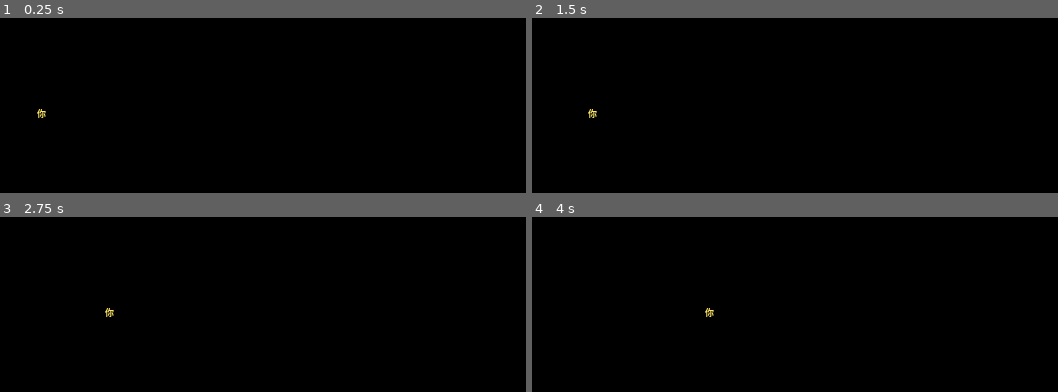
Above: before the commit, frames 1-4 (two rows, left to right).
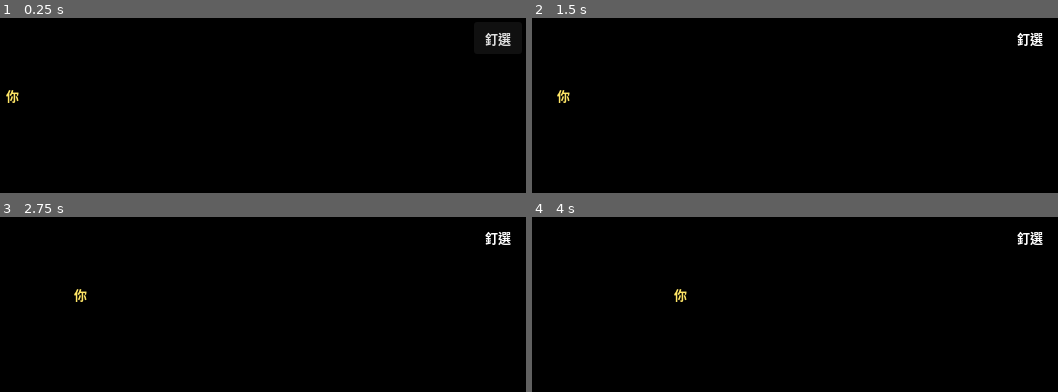
Above: after the commit, the same moments.

Repository: james10120/Deskbots
Game: Godot game, scene res://main.tscn
Two runs of this game, one before a commit and one after it. Both use one fixed random seed, a clock stepped at 60 frames per second and the inputs below.
Inputs (mouse positions are in pixels of both pictures, inside the frame that each line leads up to):
- Up to frame 1 (0.25 s): no input
- Up to frame 2 (1.5 s): click (1031, 37) at 0.5 s, where only the run after the commit has a clickable "釘選"; tap Enter at 1.25 s; move the mouse to (outside the picture) at 1.27 s; hold Right (ui_right) from 1.28 s (still down); click (outside the picture) at 1.42 s
- Up to frame 3 (2.75 s): release Right (ui_right) at 2 s; drag from (outside the picture) to (outside the picture) at 2.02 s
- Up to frame 4 (4 s): tap Space at 2.75 s; move the mouse to (800, 329) at 2.77 s; hold Right (ui_right) 2.78-3.5 s; click (800, 329) at 2.92 s; drag from (outside the picture) to (547, 357) at 3.52 s

The runs differ from the first frame. In frame 1, 0.5% of the frame differs, in the area x 1-98%, y 8-58%; in frame 2, 0.5%; in frame 3, 0.5%; in frame 4, 0.5%.

Commit message:
改回觀察＋啟動器架構：移除遊戲內聊天、點擊聚焦終端、點空椅開新 session
- 移除 Phase 2 SDK 遊戲內聊天（改回真終端＋唯讀觀察）
- 新增 winfocus.py（Win32 擷取/聚焦終端視窗）；emit.py 記錄終端 hwnd
- 點機器人 → 開卡片對話框（只顯示最近一輪 Q&A，聊天室風格）
- 對話框：無邊框去背圓角卡片、自訂 ✕ 關閉鈕、拖標題移動、底部「呼叫終端」按鈕
- 點空椅 → 選資料夾 → launch_claude.cmd 開新 PowerShell 跑 claude（啟動器）
- 右上角「釘選」鈕切換置頂；視窗預設不置頂
- 名牌放大(13)、SCALE 1.5→1.2、休息點散開

Co-Authored-By: Claude Opus 4.8 (1M context) <noreply@anthropic.com>

Diff:
--- a/godot/main.gd
+++ b/godot/main.gd
@@ -18,7 +18,8 @@
 
 const FRAME_W := 16
 const FRAME_H := 32
-const SCALE := 1.5
+const SCALE := 1.2
+const NAMEPLATE_SIZE := 13       # 名牌字體大小
 const POLL_SEC := 0.4          # 多久掃一次 sessions 資料夾
 const FRAME_DUR := 0.14        # 每幀動畫秒數
 const WALK_SPEED := 120.0      # 走動速度 px/s
@@ -35,8 +36,8 @@
 	{"col": 18, "row": 9, "face": "up"},
 	{"col": 21, "row": 9, "face": "up"},
 ]
-# 休息點（座位序對應；前 4=左休息室走廊、後 4=右休息室走廊，皆在 nav 可走格）
-const LOUNGE_TILES := [[1, 6], [1, 7], [1, 8], [1, 9], [26, 6], [26, 7], [26, 8], [26, 9]]
+# 休息點（座位序對應；前 4=左休息室、後 4=右休息室；散開不擠在一起，皆在 nav 可走格）
+const LOUNGE_TILES := [[2, 3], [4, 3], [2, 7], [4, 9], [27, 3], [29, 3], [27, 7], [29, 9]]
 # 等待位置（座位序對應；前 4 個=room1，後 4 個=room2）
 const WAIT_TILES := [[8, 3], [11, 2], [15, 3], [13, 3], [17, 3], [20, 2], [24, 3], [22, 3]]
 # 通道開口（強制可走，連通各模組）
@@ -72,8 +73,11 @@
 var _selected := ""           # 被點選顯示進度的 session
 var _detail_win: Window       # 大型進度視窗（獨立 OS 視窗）
 var _detail_text: RichTextLabel
-var _detail_input: LineEdit
+var _detail_header: Label
 var _detail_t := 0.0          # 刷新計時
+var _detail_dragging := false
+var _detail_drag_off := Vector2i()
+var _file_dialog: FileDialog   # 點空椅 → 選資料夾 → 開新 PowerShell+claude
 
 func _input(event: InputEvent) -> void:
 	# 左鍵：點機器人→顯示進度氣泡；點空白→拖曳整個視窗
@@ -83,12 +87,10 @@
 		if event.pressed:
 			var hit := _robot_at(get_viewport().get_mouse_position())
 			if hit != "":
-				if hit == _selected and _detail_win.visible:
-					_selected = ""
-					_detail_win.hide()         # 再點同一隻 = 關閉
-				else:
-					_open_detail(hit)          # 點機器人 = 開獨立大視窗
+				_on_robot_click(hit)           # 點機器人 = 把它的終端叫到最前
 				_dragging = false
+			elif _empty_seat_at(get_viewport().get_mouse_position()):
+				_file_dialog.popup_centered(Vector2i(780, 540))   # 點空椅 = 開新 session
 			else:
 				_dragging = true               # 點空白 = 拖視窗
 				_drag_off = DisplayServer.mouse_get_position() - get_window().position
@@ -100,9 +102,50 @@
 func _robot_at(mp: Vector2) -> String:
 	for sid in _robots:
 		var p: Vector2 = _robots[sid].pos
-		if abs(mp.x - p.x) < 14.0 and mp.y > p.y - 28.0 and mp.y < p.y + 26.0:
+		if abs(mp.x - p.x) < FRAME_W * SCALE * 0.6 and mp.y > p.y - FRAME_H * SCALE * 0.7 and mp.y < p.y + FRAME_H * SCALE * 0.5:
 			return sid
 	return ""
+
+func _on_robot_click(sid: String) -> void:
+	# 點機器人 → 開對話框（最近一輪 Q&A）；對話框底部按鈕才呼叫終端
+	if sid == _selected and _detail_win.visible:
+		_selected = ""
+		_detail_win.hide()
+	else:
+		_open_detail(sid)
+
+func _focus_selected_terminal() -> void:
+	if _selected == "" or not _robots.has(_selected):
+		return
+	var hw := int(_robots[_selected].get("hwnd", 0))
+	if hw != 0:
+		OS.create_process("py", ["D:/Work/FunAI/app/winfocus.py", str(hw)])
+
+func _build_file_dialog() -> void:
+	_file_dialog = FileDialog.new()
+	_file_dialog.file_mode = FileDialog.FILE_MODE_OPEN_DIR
+	_file_dialog.access = FileDialog.ACCESS_FILESYSTEM
+	_file_dialog.title = "選擇專案資料夾 → 開新 PowerShell 跑 claude"
+	_file_dialog.use_native_dialog = true
+	_file_dialog.dir_selected.connect(_on_folder_selected)
+	add_child(_file_dialog)
+
+func _on_folder_selected(path: String) -> void:
+	# 在選的資料夾開一個新 PowerShell 視窗並啟動 claude（引號處理交給 .cmd，最穩）
+	OS.create_process("cmd.exe", ["/c", "D:\\Work\\FunAI\\app\\launch_claude.cmd", path])
+
+func _empty_seat_at(mp: Vector2) -> bool:
+	# 點到「沒有機器人佔用的座位」→ 觸發開新 session
+	var occupied := {}
+	for sid in _robots:
+		occupied[int(_robots[sid].seat_idx)] = true
+	for i in range(SEATS.size()):
+		if occupied.has(i):
+			continue
+		var p := _seat_px(i)
+		if abs(mp.x - p.x) < FRAME_W * SCALE * 0.7 and mp.y > p.y - FRAME_H * SCALE * 0.7 and mp.y < p.y + FRAME_H * SCALE * 0.5:
+			return true
+	return false
 
 func _ready() -> void:
 	# 透明背景（多管齊下，確保 Windows 上生效）
@@ -112,7 +155,7 @@
 	DisplayServer.window_set_flag(DisplayServer.WINDOW_FLAG_TRANSPARENT, true)
 	var w := get_window()
 	w.borderless = true
-	w.always_on_top = true
+	w.always_on_top = false
 	_build_detail_window()
 	_shot = OS.get_cmdline_args().has("--shot")
 	for i in range(1, 10):   # 載入 BOT1~BOT9（缺檔就略過）
@@ -136,6 +179,8 @@
 		_draw_grid()
 		return
 	_make_player()
+	_make_pin_button()
+	_build_file_dialog()
 	_scan()   # 立即掃一次
 
 func _process(delta: float) -> void:
@@ -153,6 +198,12 @@
 	for sid in _robots:
 		_update_robot(_robots[sid], delta)
 	_update_player(delta)
+	# 對話框拖曳：按住標題後每幀跟著滑鼠移動，放開即停（不依賴 motion 事件）
+	if _detail_dragging:
+		if Input.is_mouse_button_pressed(MOUSE_BUTTON_LEFT):
+			_detail_win.position = DisplayServer.mouse_get_position() - _detail_drag_off
+		else:
+			_detail_dragging = false
 	# 大型進度視窗：開著就定期刷新內容
 	if _selected != "" and _robots.has(_selected) and _detail_win.visible:
 		_detail_t -= delta
@@ -164,46 +215,102 @@
 
 func _build_detail_window() -> void:
 	_detail_win = Window.new()
-	_detail_win.title = "FunAI 進度"
-	_detail_win.size = Vector2i(560, 600)
+	_detail_win.title = "FunAI 對話"
+	_detail_win.size = Vector2i(540, 520)
 	_detail_win.visible = false
+	_detail_win.borderless = true       # 移除原始 OS 視窗邊框，改用卡片自己的關閉鈕
+	_detail_win.unresizable = true
+	_detail_win.transparent_bg = true   # 去背：卡片外透明，只露出圓角卡片
 	add_child(_detail_win)
+	_detail_win.set_flag(Window.FLAG_TRANSPARENT, true)
 	_detail_win.close_requested.connect(_on_detail_close)
-	var bg := ColorRect.new()
-	bg.color = Color(0.09, 0.10, 0.13, 1.0)
-	bg.set_anchors_preset(Control.PRESET_FULL_RECT)
-	_detail_win.add_child(bg)
-	var margin := MarginContainer.new()
-	margin.set_anchors_preset(Control.PRESET_FULL_RECT)
+	var outer := MarginContainer.new()
+	outer.set_anchors_preset(Control.PRESET_FULL_RECT)
 	for m in ["margin_left", "margin_right", "margin_top", "margin_bottom"]:
-		margin.add_theme_constant_override(m, 16)
-	_detail_win.add_child(margin)
+		outer.add_theme_constant_override(m, 14)
+	_detail_win.add_child(outer)
+	# 卡片（圓角面板）
+	var card := PanelContainer.new()
+	var csb := StyleBoxFlat.new()
+	csb.bg_color = Color(0.12, 0.13, 0.18, 1.0)
+	csb.set_corner_radius_all(16)
+	csb.set_border_width_all(1)
+	csb.border_color = Color(0.26, 0.30, 0.42, 1.0)
+	csb.set_content_margin_all(18)
+	card.add_theme_stylebox_override("panel", csb)
+	outer.add_child(card)
 	var vbox := VBoxContainer.new()
-	vbox.add_theme_constant_override("separation", 8)
-	margin.add_child(vbox)
+	vbox.add_theme_constant_override("separation", 12)
+	card.add_child(vbox)
+	# 標題列：標題（可拖曳移動視窗）+ 自己的關閉鈕
+	var headrow := HBoxContainer.new()
+	vbox.add_child(headrow)
+	_detail_header = Label.new()
+	_detail_header.add_theme_font_size_override("font_size", 17)
+	_detail_header.add_theme_color_override("font_color", Color(0.82, 0.88, 1.0))
+	_detail_header.size_flags_horizontal = Control.SIZE_EXPAND_FILL
+	_detail_header.mouse_filter = Control.MOUSE_FILTER_STOP
+	_detail_header.gui_input.connect(_on_header_drag)
+	headrow.add_child(_detail_header)
+	var xbtn := Button.new()
+	xbtn.text = "✕"
+	xbtn.focus_mode = Control.FOCUS_NONE
+	xbtn.add_theme_font_size_override("font_size", 15)
+	var xsb := StyleBoxFlat.new()
+	xsb.bg_color = Color(0.24, 0.11, 0.13, 1.0)
+	xsb.set_corner_radius_all(8)
+	xsb.set_content_margin_all(7)
+	var xhsb := xsb.duplicate()
+	xhsb.bg_color = Color(0.62, 0.20, 0.22, 1.0)
+	xbtn.add_theme_stylebox_override("normal", xsb)
+	xbtn.add_theme_stylebox_override("hover", xhsb)
+	xbtn.add_theme_stylebox_override("pressed", xsb)
+	xbtn.add_theme_color_override("font_color", Color(1.0, 0.85, 0.85))
+	xbtn.pressed.connect(_on_detail_close)
+	headrow.add_child(xbtn)
+	# 聊天內容（內嵌一張稍深的卡片）
+	var inner := PanelContainer.new()
+	var isb := StyleBoxFlat.new()
+	isb.bg_color = Color(0.09, 0.10, 0.14, 1.0)
+	isb.set_corner_radius_all(10)
+	isb.set_content_margin_all(12)
+	inner.add_theme_stylebox_override("panel", isb)
+	inner.size_flags_vertical = Control.SIZE_EXPAND_FILL
+	vbox.add_child(inner)
 	_detail_text = RichTextLabel.new()
 	_detail_text.bbcode_enabled = true
 	_detail_text.scroll_active = true
 	_detail_text.scroll_following = true
 	_detail_text.selection_enabled = true
-	_detail_text.size_flags_vertical = Control.SIZE_EXPAND_FILL
 	_detail_text.add_theme_font_size_override("normal_font_size", 15)
-	vbox.add_child(_detail_text)
-	var row := HBoxContainer.new()
-	vbox.add_child(row)
-	_detail_input = LineEdit.new()
-	_detail_input.placeholder_text = "輸入指令送給這個 session（Enter 送出，實驗性）…"
-	_detail_input.size_flags_horizontal = Control.SIZE_EXPAND_FILL
-	_detail_input.text_submitted.connect(_on_reply_submitted)
-	row.add_child(_detail_input)
-	var btn := Button.new()
-	btn.text = "送出"
-	btn.pressed.connect(_on_send_pressed)
-	row.add_child(btn)
+	_detail_text.add_theme_constant_override("line_separation", 3)
+	inner.add_child(_detail_text)
+	# 底部：呼叫對應終端（給 TAB 聚焦不到時用）
+	var fbtn := Button.new()
+	fbtn.text = "▸ 呼叫這個 session 的終端視窗"
+	fbtn.add_theme_font_size_override("font_size", 15)
+	var nsb := StyleBoxFlat.new()
+	nsb.bg_color = Color(0.20, 0.34, 0.52, 1.0)
+	nsb.set_corner_radius_all(9)
+	nsb.set_content_margin_all(10)
+	var hsb := nsb.duplicate()
+	hsb.bg_color = Color(0.26, 0.42, 0.62, 1.0)
+	fbtn.add_theme_stylebox_override("normal", nsb)
+	fbtn.add_theme_stylebox_override("hover", hsb)
+	fbtn.add_theme_stylebox_override("pressed", nsb)
+	fbtn.add_theme_color_override("font_color", Color(0.92, 0.96, 1.0))
+	fbtn.pressed.connect(_focus_selected_terminal)
+	vbox.add_child(fbtn)
 
 func _on_detail_close() -> void:
 	_selected = ""
 	_detail_win.hide()
+
+func _on_header_drag(event: InputEvent) -> void:
+	# 按下標題列 = 開始拖曳；實際移動在 _process 每幀輪詢（拖出標題範圍也不斷線）
+	if event is InputEventMouseButton and event.button_index == MOUSE_BUTTON_LEFT and event.pressed:
+		_detail_dragging = true
+		_detail_drag_off = DisplayServer.mouse_get_position() - _detail_win.position
 
 func _open_detail(sid: String) -> void:
 	_selected = sid
@@ -214,29 +321,15 @@
 	var so := DisplayServer.screen_get_position(scr)
 	_detail_win.position = so + (sp - _detail_win.size) / 2
 	_detail_win.visible = true
-	_detail_input.grab_focus()
-
-func _on_send_pressed() -> void:
-	_on_reply_submitted(_detail_input.text)
-
-func _on_reply_submitted(text: String) -> void:
-	text = text.strip_edges()
-	if text == "" or _selected == "" or not _robots.has(_selected):
-		return
-	var cwd := str(_robots[_selected].get("cwd", ""))
-	var safe := text.replace("\"", "'")
-	var cmd := "claude --resume %s -p \"%s\"" % [_selected, safe]   # 接續該 session 跑一回合
-	if cwd != "":
-		cmd = "cd /d \"%s\" && %s" % [cwd, cmd]
-	OS.create_process("cmd.exe", ["/c", cmd])
-	_detail_input.clear()
-	_detail_text.text += "\n\n[color=#88ccff]👤 你（送出）：[/color] " + _clip(text, 240)
 
 func _refresh_detail() -> void:
 	if _selected == "" or not _robots.has(_selected):
 		return
 	var r = _robots[_selected]
-	_detail_win.title = "%s — %s" % [str(r.project), str(r.state)]
+	_detail_win.title = "FunAI 對話 — %s" % str(r.project)
+	var col: Color = STATE_COLOR.get(str(r.state), Color.WHITE)
+	_detail_header.text = "💬 %s   ·   %s" % [str(r.project), str(r.state)]
+	_detail_header.add_theme_color_override("font_color", col.lerp(Color.WHITE, 0.3))
 	var body := _transcript_log(str(r.get("transcript", "")))
 	if body == "":
 		body = "[color=#888888](尚無對話記錄)[/color]"
@@ -283,17 +376,24 @@
 					if typeof(b) == TYPE_DICTIONARY and str(b.get("type", "")) == "text":
 						up = str(b.get("text", ""))
 			if up.strip_edges() != "":
-				events.append("[color=#88ccff]👤 你：[/color] " + _clip(up, 800))
+				events.append("[color=#7fb3ff]▌ 你[/color]\n" + _clip(up, 800))
 		elif t == "assistant" and content is Array:
 			for b in content:
 				if typeof(b) != TYPE_DICTIONARY:
 					continue
 				if str(b.get("type", "")) == "text" and str(b.get("text", "")).strip_edges() != "":
-					events.append("[color=#dddddd]🤖[/color] " + _clip(str(b.get("text", "")), 2000))
+					events.append("[color=#cfcfcf]▌ Claude[/color]\n" + _clip(str(b.get("text", "")), 2000))
 				elif str(b.get("type", "")) == "tool_use":
-					events.append("[color=#ffcc66]🔧 " + str(b.get("name", "")) + "[/color] " + _clip(_tool_hint(b.get("input", {})), 100))
-	if events.size() > 30:
-		events = events.slice(events.size() - 30)
+					events.append("[color=#e8b35a]   🔧 " + str(b.get("name", "")) + "[/color]  [color=#9a9a9a]" + _clip(_tool_hint(b.get("input", {})), 100) + "[/color]")
+	# 只顯示「最近一次使用者提問」之後（最近一輪 Q&A）
+	var last_user := -1
+	for i in range(events.size()):
+		if str(events[i]).begins_with("[color=#7fb3ff]"):
+			last_user = i
+	if last_user >= 0:
+		events = events.slice(last_user)
+	elif events.size() > 12:
+		events = events.slice(events.size() - 12)
 	return "\n\n".join(events)
 
 func _clip(s: String, n: int) -> String:
@@ -426,10 +526,10 @@
 		spr.scale = Vector2(SCALE, SCALE)
 		node.add_child(spr)
 		var lbl := Label.new()
-		lbl.position = Vector2(-16, -FRAME_H * SCALE * 0.5 - 12)   # 角色頭上名牌
+		lbl.position = Vector2(-16, -FRAME_H * SCALE * 0.5 - 16)   # 角色頭上名牌
 		lbl.z_index = 4000        # 名牌永遠在 overlay 之上
 		lbl.z_as_relative = false
-		lbl.add_theme_font_size_override("font_size", 8)
+		lbl.add_theme_font_size_override("font_size", NAMEPLATE_SIZE)
 		node.add_child(lbl)
 		add_child(node)
 		node.position = seat
@@ -452,13 +552,31 @@
 	r.message = str(data.get("message", ""))
 	r.transcript = str(data.get("transcript", ""))
 	r.cwd = str(data.get("cwd", ""))
+	r.hwnd = int(data.get("hwnd", 0))
 	r.label.text = project
 	r.label.add_theme_color_override("font_color", STATE_COLOR.get(state, Color.WHITE))
 	r.label.add_theme_stylebox_override("normal", _name_bg())
 	r.label.horizontal_alignment = HORIZONTAL_ALIGNMENT_CENTER
 	var _lf: Font = r.label.get_theme_font("font")
 	if _lf != null:
-		r.label.position.x = -_lf.get_string_size(project, HORIZONTAL_ALIGNMENT_LEFT, -1, 8).x * 0.5 - 2
+		r.label.position.x = -_lf.get_string_size(project, HORIZONTAL_ALIGNMENT_LEFT, -1, NAMEPLATE_SIZE).x * 0.5 - 2
+
+func _make_pin_button() -> void:
+	var cl := CanvasLayer.new()
+	add_child(cl)
+	var b := Button.new()
+	b.text = "釘選"
+	b.toggle_mode = true
+	b.tooltip_text = "釘選：永遠置頂（再按取消）"
+	b.focus_mode = Control.FOCUS_NONE
+	b.size = Vector2(48, 26)
+	b.position = Vector2(get_window().size.x - 52, 4)
+	b.add_theme_font_size_override("font_size", 13)
+	b.toggled.connect(_on_pin_toggled)
+	cl.add_child(b)
+
+func _on_pin_toggled(on: bool) -> void:
+	get_window().always_on_top = on
 
 func _make_player() -> void:
 	var node := Node2D.new()
@@ -470,7 +588,7 @@
 	node.add_child(spr)
 	var lbl := Label.new()
 	lbl.text = "你"
-	lbl.add_theme_font_size_override("font_size", 9)
+	lbl.add_theme_font_size_override("font_size", NAMEPLATE_SIZE)
 	lbl.add_theme_color_override("font_color", Color(1, 0.9, 0.4))
 	lbl.add_theme_stylebox_override("normal", _name_bg())
 	lbl.position = Vector2(-7, -FRAME_H * SCALE * 0.5 - 22)
--- a/godot/project.godot
+++ b/godot/project.godot
@@ -15,7 +15,7 @@
 window/size/viewport_height=400
 window/size/transparent=true
 window/size/borderless=true
-window/size/always_on_top=true
+window/size/always_on_top=false
 window/per_pixel_transparency/allowed=true
 window/subwindows/embed_subwindows=false
 
Not shown, changed: app/emit.py
Not shown, added: app/launch_claude.cmd
Not shown, added: app/winfocus.py
Not shown, changed: assets/tiled/office_lounge.tmj
